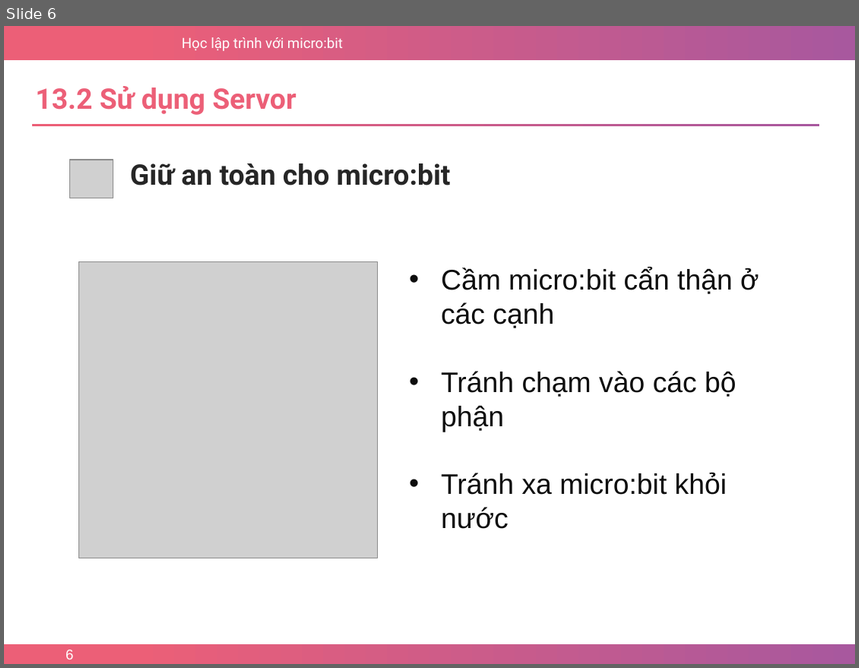
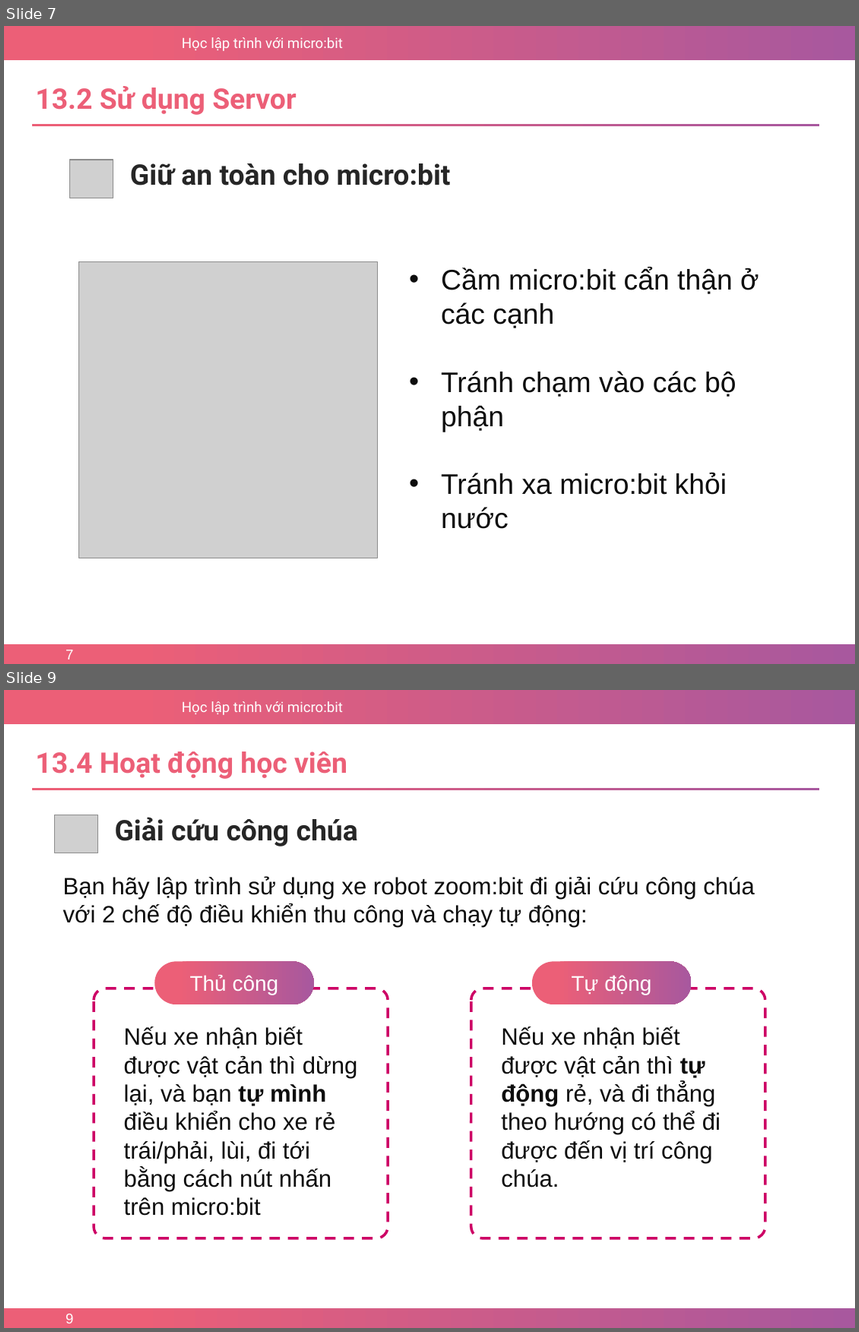
Before and after one commit to nhannn87dn/Learn-microbit, a slide deck: Lessions/Bai-15-Ultrasonic-Sensor/Bai-15-Ultrasonic-Sensor.pptx. Shown one above the other, each under a label of ours: slide 6 before the commit, slides 7 and 9 after it; the slides between them are not shown. The pictures are 859x668 and 859x1332 pixels, drawn with LibreOffice and Linux fonts; fonts in the diff are those of the drawing; grey boxes stand for pictures; background and template pictures are left out. Boxes give left, top, right and bottom in pixels: in the first picture for what was removed or moved away, otherwise in the second. Text is boxed around its words. In the diff, an @@ line names an element or a change of style, - is before the commit and + after.

```diff
--- a/Lessions/Bai-15-Ultrasonic-Sensor/Bai-15-Ultrasonic-Sensor.pptx
+++ b/Lessions/Bai-15-Ultrasonic-Sensor/Bai-15-Ultrasonic-Sensor.pptx
@@ slide 9 added at (x1=4, y1=690, x2=855, y2=1328), background #FFFFFF; not listed: 3 template elements that a slide beside it also shows @@
@@ text added at (x1=35, y1=752, x2=348, y2=779), 24 pt, text #EC5F77, bold @@
+13.4 Hoạt động học viên
@@ rectangle added at (x1=32, y1=788, x2=819, y2=790), fill gradient #EC5F77 to #A8589E @@
@@ picture added at (x1=54, y1=815, x2=97, y2=853) @@
@@ text added at (x1=115, y1=817, x2=358, y2=847), 24 pt, text #262626, bold @@
+Giải cứu công chúa
@@ text added at (x1=63, y1=876, x2=755, y2=927), 20 pt, text #0D0D0D @@
+Bạn hãy lập trình sử dụng xe robot zoom:bit đi giải cứu công chúa với 2 chế độ điều khiển thu công và chạy tự động:
@@ group added at (x1=94, y1=961, x2=766, y2=1239): 4 rounded rectangles, 2 texts @@
+Nếu xe nhận biết được vật cản thì dừng lại, và bạn tự mình điều khiển cho xe rẻ trái/phải, lùi, đi tới bằng cách nút nhấn trên micro:bit
+Thủ công
+Nếu xe nhận biết được vật cản thì tự động rẻ, và đi thẳng theo hướng có thể đi được đến vị trí công chúa.
+Tự động
@@ page number added at (x1=66, y1=1314, x2=73, y2=1324), 12 pt, text #FFFFFF @@
+9
@@ what was slide 6 is now slide 7 @@
@@ page number at (x1=66, y1=650, x2=73, y2=660): text changed @@
-6
+7
```
Also in this commit, not shown: 1 slide changed, 6 other slides added, 5 slides removed, 1 other file.
